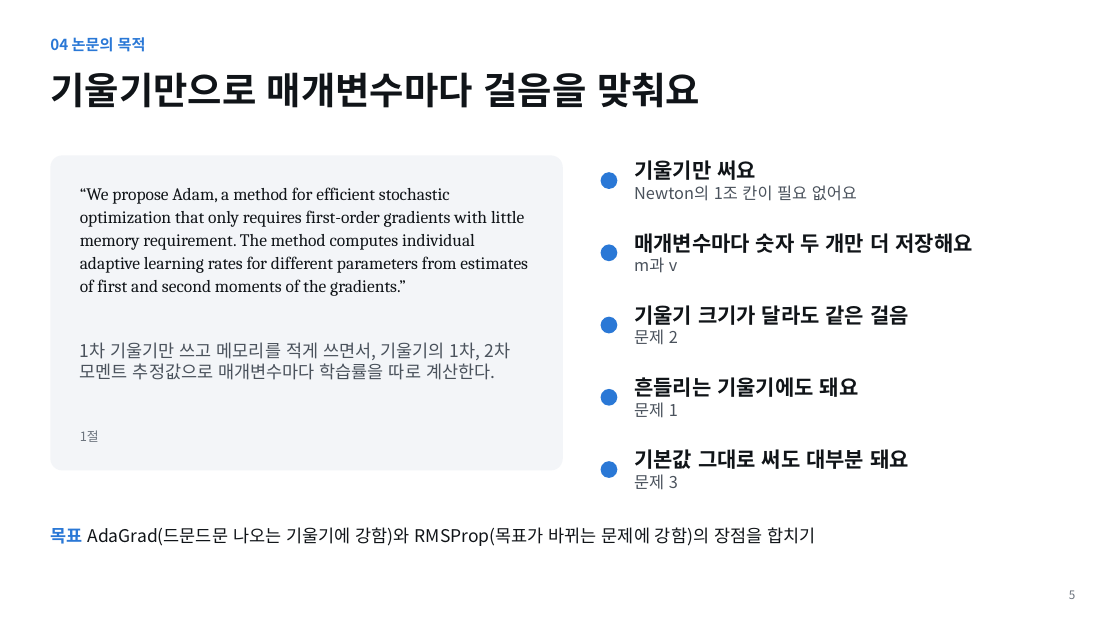
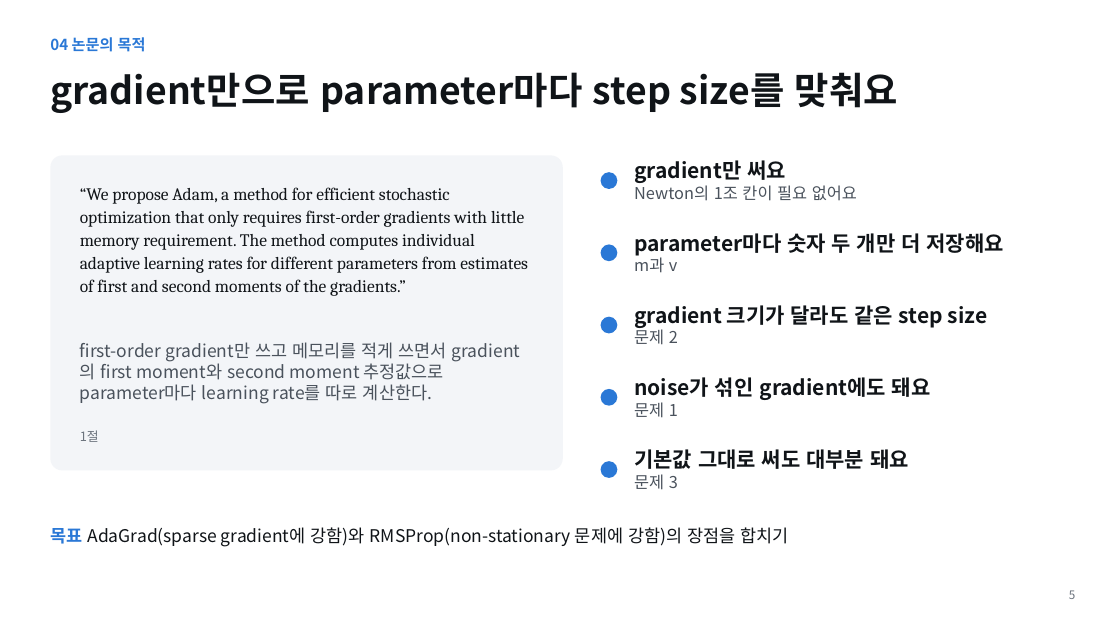
Before and after one commit to tkdgh123/tkdgh123.github.io, a slide deck: slide 5 of adam/Adam_PaperSeminar.pptx. Drawn at 1120x630 pixels with LibreOffice and Linux fonts; fonts in the diff are those of the drawing. Boxes give left, top, right and bottom in pixels: in the first picture for what was removed or moved away, otherwise in the second. Text is boxed around its words. In the diff, an @@ line names an element or a change of style, - is before the commit and + after.

```diff
--- a/adam/Adam_PaperSeminar.pptx
+++ b/adam/Adam_PaperSeminar.pptx
@@ title at <box>50,72,898,113</box>: text changed @@
-기울기만으로 매개변수마다 걸음을 맞춰요
+gradient만으로 parameter마다 step size를 맞춰요
@@ text at <box>634,160,786,183</box>: text changed @@
-기울기만 써요
+gradient만 써요
@@ text at <box>634,233,1004,256</box>: text changed @@
-매개변수마다 숫자 두 개만 더 저장해요
+parameter마다 숫자 두 개만 더 저장해요
@@ text at <box>634,305,987,328</box>: text changed @@
-기울기 크기가 달라도 같은 걸음
+gradient 크기가 달라도 같은 step size
@@ text at <box>80,342,446,404</box>: text changed @@
-1차 기울기만 쓰고 메모리를 적게 쓰면서, 기울기의 1차, 2차 모멘트 추정값으로 매개변수마다 학습률을 따로 계산한다.
+first-order gradient만 쓰고 메모리를 적게 쓰면서 gradient의 first moment와 second moment 추정값으로 parameter마다 learning rate를 따로 계산한다.
@@ text at <box>634,377,931,400</box>: text changed @@
-흔들리는 기울기에도 돼요
+noise가 섞인 gradient에도 돼요
@@ text at <box>50,527,788,547</box>: text changed @@
-목표 AdaGrad(드문드문 나오는 기울기에 강함)와 RMSProp(목표가 바뀌는 문제에 강함)의 장점을 합치기
+목표 AdaGrad(sparse gradient에 강함)와 RMSProp(non-stationary 문제에 강함)의 장점을 합치기
```
Also in this commit, not shown: 16 other slides changed, 2 other files.
